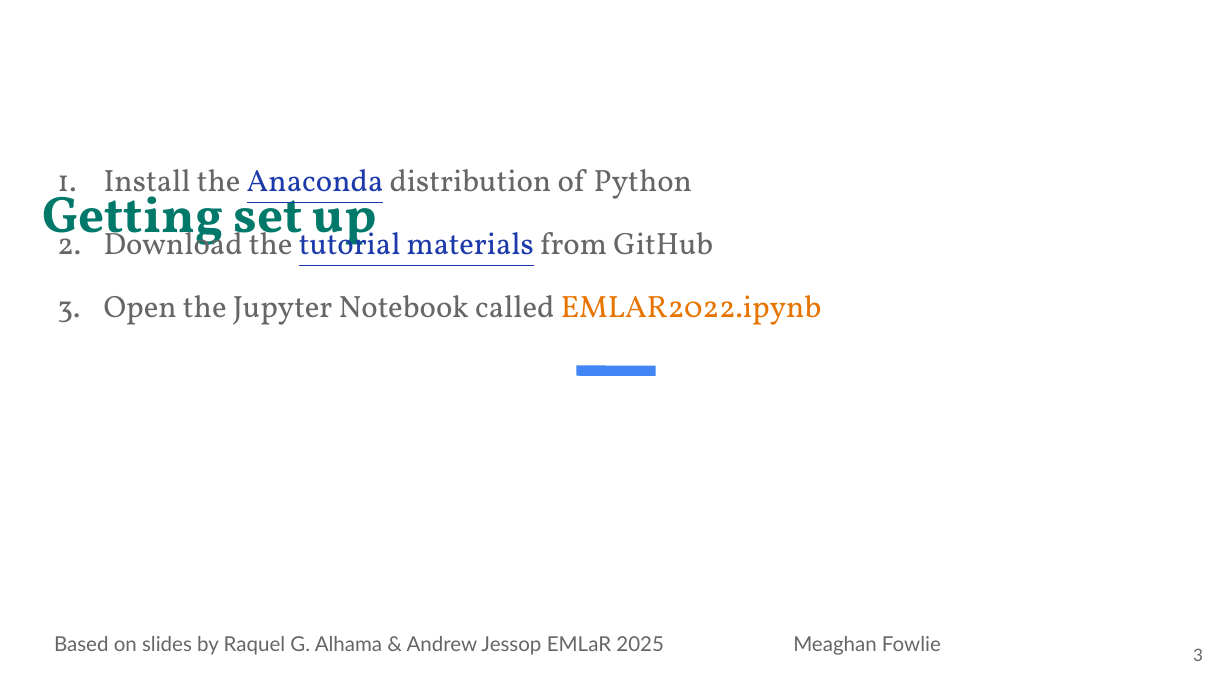
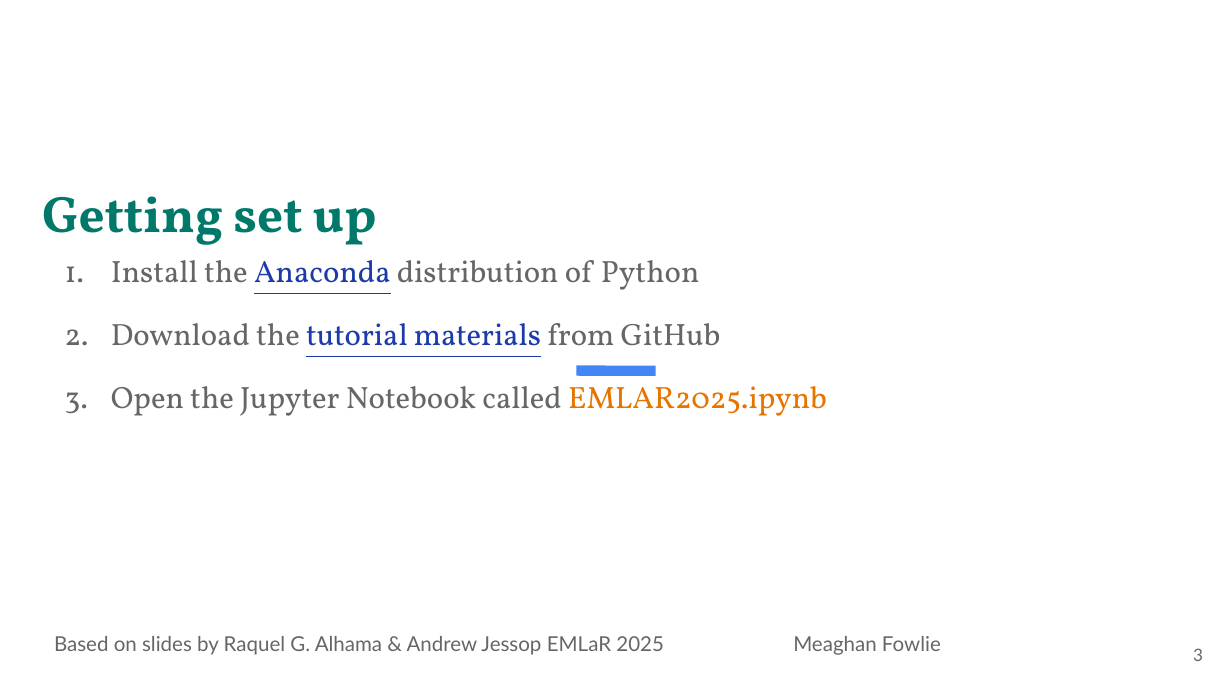
Before and after one commit to megodoonch/emlar2025, a slide deck: slide 3 of emlar-2025.odp. Drawn at 1232x693 pixels with LibreOffice and Linux fonts; fonts in the diff are those of the drawing. Boxes give left, top, right and bottom in pixels: in the first picture for what was removed or moved away, otherwise in the second. Text is boxed around its words. In the diff, an @@ line names an element or a change of style, - is before the commit and + after.

```diff
--- a/emlar-2025.odp
+++ b/emlar-2025.odp
@@ text "Install the Anaconda distribution of ...": place and size @@
-text "Install the Anaconda distribution of ..." at [104, 169, 822, 325]
+text "Install the Anaconda distribution of ..." at [111, 260, 827, 416]
@@ text at [111, 386, 827, 416]: text changed @@
-3. Open the Jupyter Notebook called EMLAR2022.ipynb
+3. Open the Jupyter Notebook called EMLAR2025.ipynb
```
Also in this commit, not shown: 1 other file.
